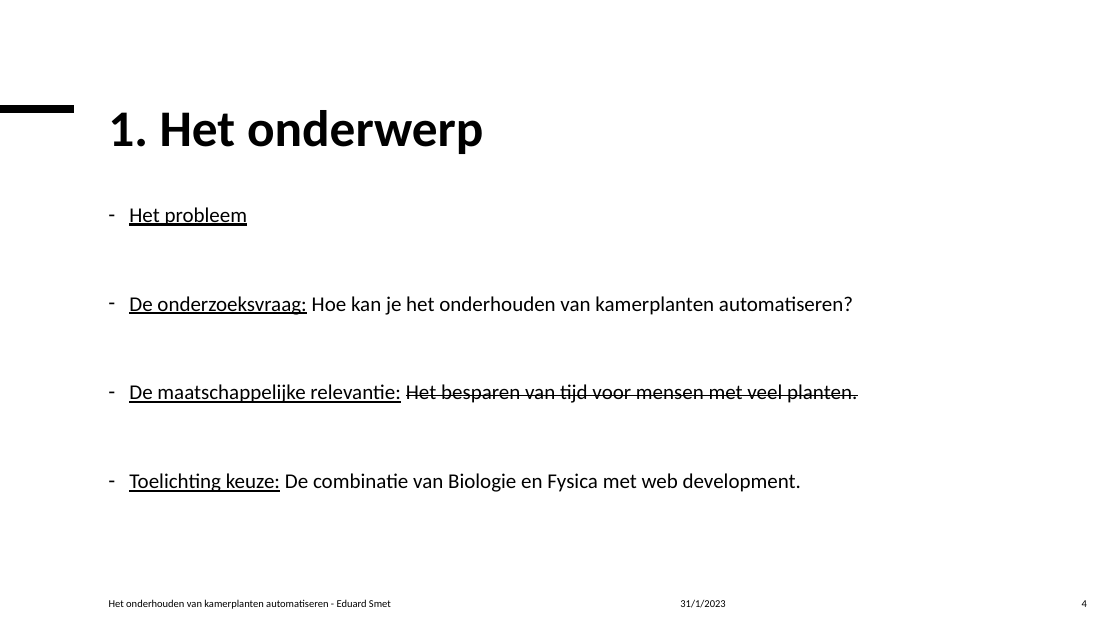
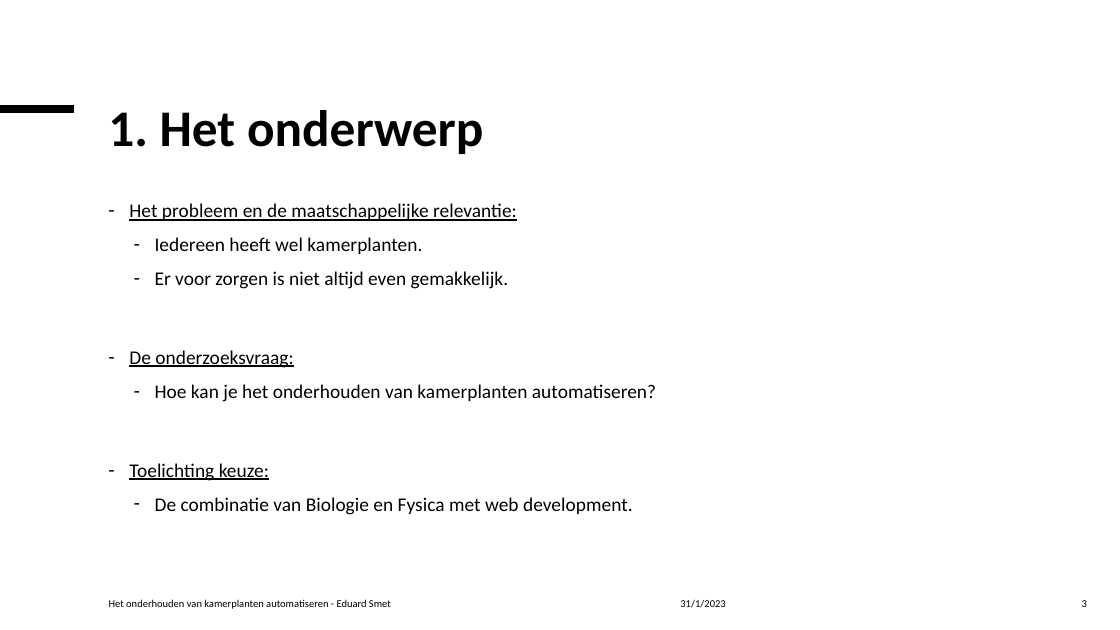
Before and after one commit to Celarye/syfinalproject, a slide deck: slide 3 of FinalProject.pptx (slide 4 before the commit). Drawn at 1120x630 pixels with LibreOffice and Linux fonts; fonts in the diff are those of the drawing. Boxes give left, top, right and bottom in pixels: in the first picture for what was removed or moved away, otherwise in the second. Text is boxed around its words. In the diff, an @@ line names an element or a change of style, - is before the commit and + after.

```diff
--- a/FinalProject.pptx
+++ b/FinalProject.pptx
@@ text at box(129, 203, 656, 515): text changed; size 18 to 16.6 pt @@
-– Het probleem
-– De onderzoeksvraag: Hoe kan je het onderhouden van kamerplanten automatiseren?
-– De maatschappelijke relevantie: Het besparen van tijd voor mensen met veel planten.
-– Toelichting keuze: De combinatie van Biologie en Fysica met web development.
+– Het probleem en de maatschappelijke relevantie:
+  – Iedereen heeft wel kamerplanten.
+  – Er voor zorgen is niet altijd even gemakkelijk.
+– De onderzoeksvraag:
+  – Hoe kan je het onderhouden van kamerplanten automatiseren?
+– Toelichting keuze:
+  – De combinatie van Biologie en Fysica met web development.
@@ page number at box(1082, 600, 1087, 607): text changed @@
-4
+3
```
Also in this commit, not shown: 20 other slides changed, 4 slides added.
